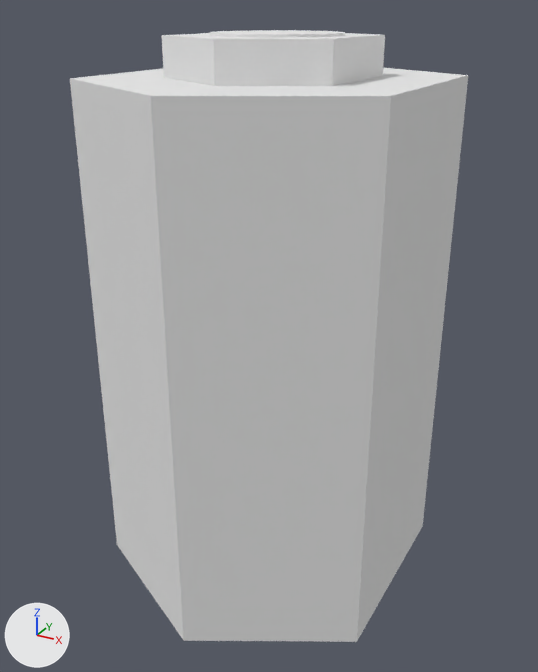
A saved change to the Blender file Assets/inline-hangar.blend.
Camera for both pictures: a camera (50 mm lens) standing at (1.78, -3.31, 1.41) and looking at (0.0, -0.06, -0.21). The axes (+X, +Y, +Z) are drawn at lower left. The lights are the same throughout. The same objects are shown in both versions, whatever each file hides.

The scene before the commit, as lines of its bpy script (objects in view):
```python
me_cylinder_019 = bpy.data.meshes.new('Cylinder.019')
me_cylinder_019.from_pydata(...)  # 12 vertices, 8 faces; spans x -0.78..0.78, y -0.98..0.94, z -1.57..1.12
me_cylinder_019.materials.append(mat_inline_hangar)  # its picture is missing
me_cylinder_020 = bpy.data.meshes.new('Cylinder.020')
me_cylinder_020.from_pydata(...)  # 12 vertices, 8 faces; spans x -0.43..0.43, y -0.54..0.52, z -1.57..1.3
me_cylinder_020.materials.append(mat_inline_hangar)  # its picture is missing
me_door_004 = bpy.data.meshes.new('door.004')
me_door_004.from_pydata(...)  # 368 vertices, 336 faces; spans x -0.39..0.391, y -0.383..0.398, z -0.121..0.069
me_door_004.materials.append(mat_docking_port)  # its picture is missing
ob_docking_port = bpy.data.objects.new('docking_port', me_door_004)
ob_docking_port.parent = ob_inline_hangar
ob_docking_port.location = (0.0, 0.0, 1.191)
ob_docking_port.rotation_euler = (0.0, 3.142, -1.571)  # degrees (0, 180, -90)
ob_hangar_space = bpy.data.objects.new('hangar_space', me_cylinder_019)
ob_hangar_space.parent = ob_inline_hangar
ob_hangar_space.location = (0.0, 0.0, 0.0)
ob_hangar_tirgger = bpy.data.objects.new('hangar_tirgger', me_cylinder_020)
ob_hangar_tirgger.parent = ob_inline_hangar
ob_hangar_tirgger.location = (0.0, 0.0, 0.0)
```
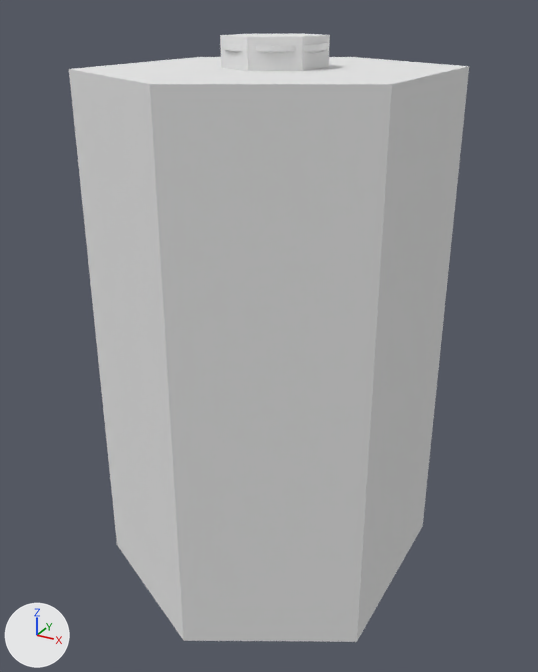
Commit message: Tweaked docking port.

The change in detail:
me_cylinder_020 has 12 vertices, 8 faces and spans x -0.43..0.43, y -0.54..0.52, z -1.57..1.3.
me_cylinder_020 is used by ob_hangar_tirgger; parent ob_inline_hangar; location (0.0, 0.0, 0.0).
me_cylinder_020 part 1: the whole mesh is scaled about the mesh origin by (0.491, 0.491, 1).
me_cylinder_019 has 12 vertices, 8 faces and spans x -0.78..0.78, y -0.98..0.94, z -1.57..1.12.
me_cylinder_019 is used by ob_hangar_space; parent ob_inline_hangar; location (0.0, 0.0, 0.0).
me_cylinder_019 part 2: the whole mesh is scaled about its middle by (1, 1, 1.02), then moved by (0.0, 0.0, 0.02).
me_door_004 has 368 vertices, 336 faces and spans x -0.39..0.391, y -0.383..0.398, z -0.121..0.069.
me_door_004 is used by ob_docking_port; parent ob_inline_hangar; location (0.0, 0.0, 1.191); rotation (0.0, 3.142, -1.571), in degrees (0, 180, -90).
me_door_004 part 3: the whole mesh is scaled about its middle by 0.64, then moved by (0.0, -0.007, 0.009).
Object 'docking_port' (ob_docking_port) moves from (0.0, 0.0, 1.191) to (0.0, 0.0, 1.214).

What differs and where, as boxes (x1, y1, x2, y2) in the pictures (538 x 672 px):
'hangar_space', mesh rescaled
    before: (70, 68, 468, 642)
    after: (69, 57, 469, 642)
'hangar_tirgger', mesh rescaled
    before: (162, 33, 385, 86)
    after: (220, 34, 330, 71)
'docking_port', mesh rescaled, moved
    before: (209, 30, 345, 37)
    after: (223, 43, 329, 53)
